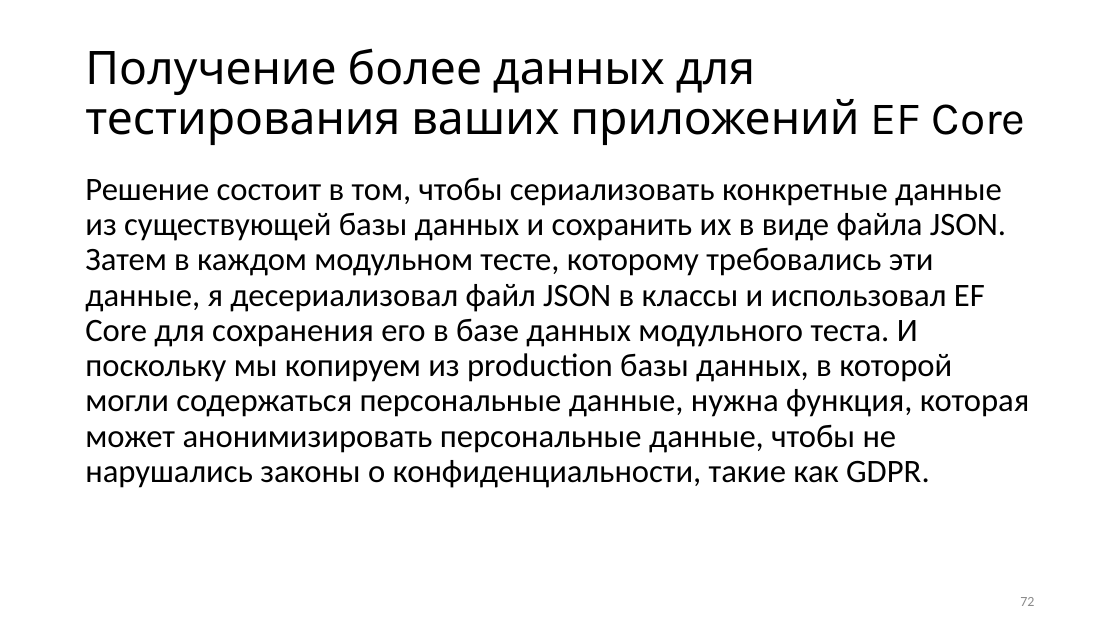
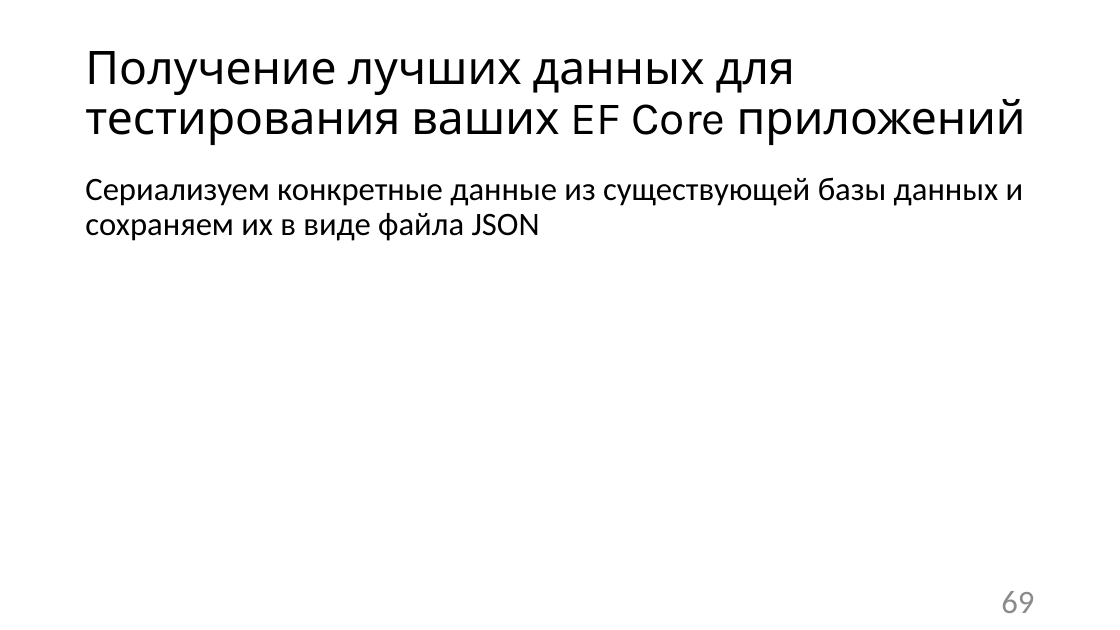
Before and after one commit to Sa1Gur/DbTest.Containers, a slide deck: slide 69 of DbaseTesting.pptx (slide 72 before the commit). Drawn at 1120x630 pixels with LibreOffice and Linux fonts; fonts in the diff are those of the drawing. Boxes give left, top, right and bottom in pixels: in the first picture for what was removed or moved away, otherwise in the second. Text is boxed around its words. In the diff, an @@ line names an element or a change of style, - is before the commit and + after.

```diff
--- a/DbaseTesting.pptx
+++ b/DbaseTesting.pptx
@@ title at (85,51,1026,145): text changed @@
-Получение более данных для тестирования ваших приложений EF Core
+Получение лучших данных для тестирования ваших EF Core приложений
@@ text at (85,177,1024,241): text changed @@
-Решение состоит в том, чтобы сериализовать конкретные данные из существующей базы данных и сохранить их в виде файла JSON. Затем в каждом модульном тесте, которому требовались эти данные, я десериализовал файл JSON в классы и использовал EF Core для сохранения его в базе данных модульного теста. И поскольку мы копируем из production базы данных, в которой могли содержаться персональные данные, нужна функция, которая может анонимизировать персональные данные, чтобы не нарушались законы о конфиденциальности, такие как GDPR.
+Cериализуем конкретные данные из существующей базы данных и сохраняем их в виде файла JSON
@@ page number at (1001,591,1034,613): text changed; size 12 to 28 pt @@
-72
+69
```
Also in this commit, not shown: 31 other slides changed, 26 slides added, 18 slides removed, 9 other files.
